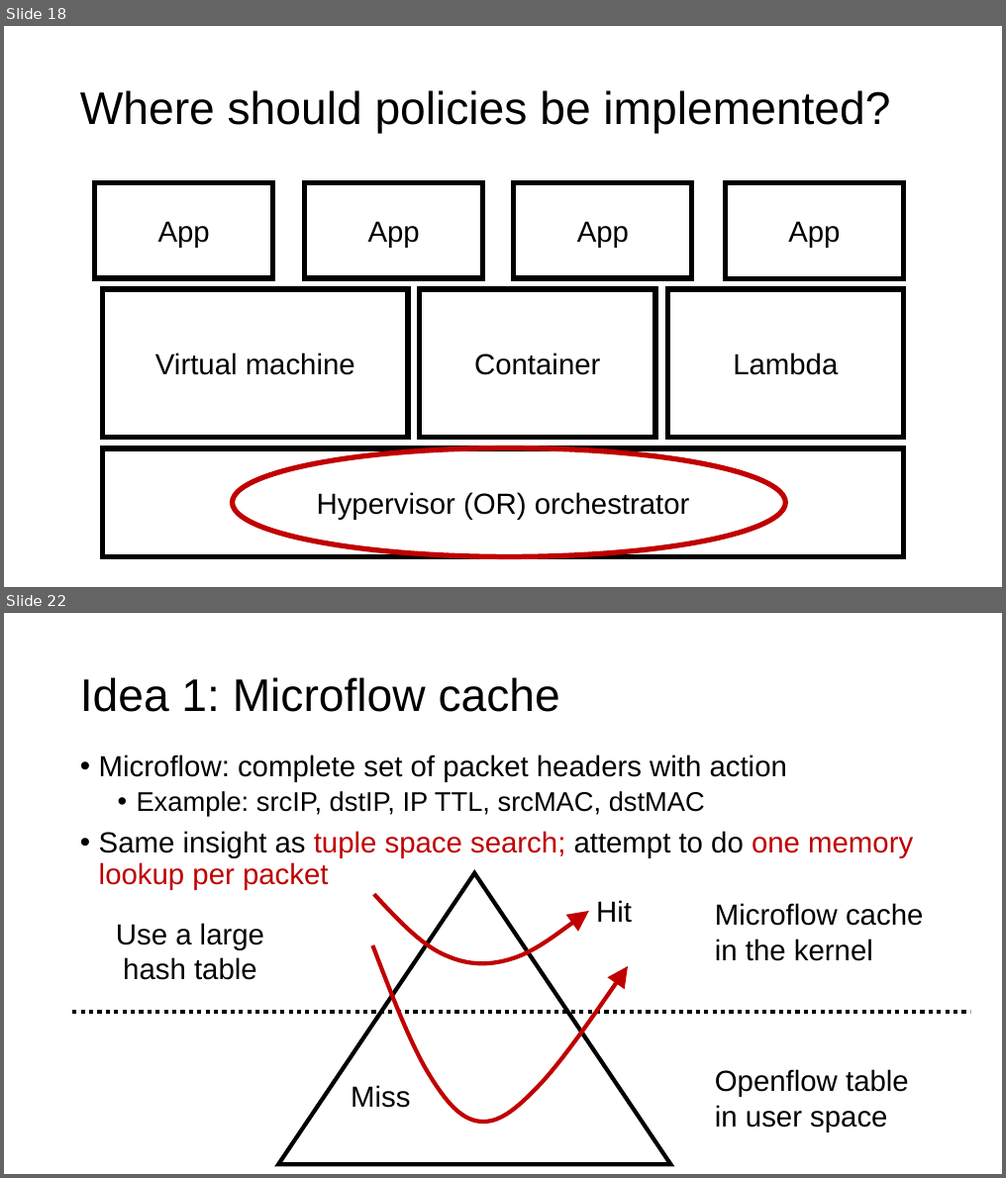
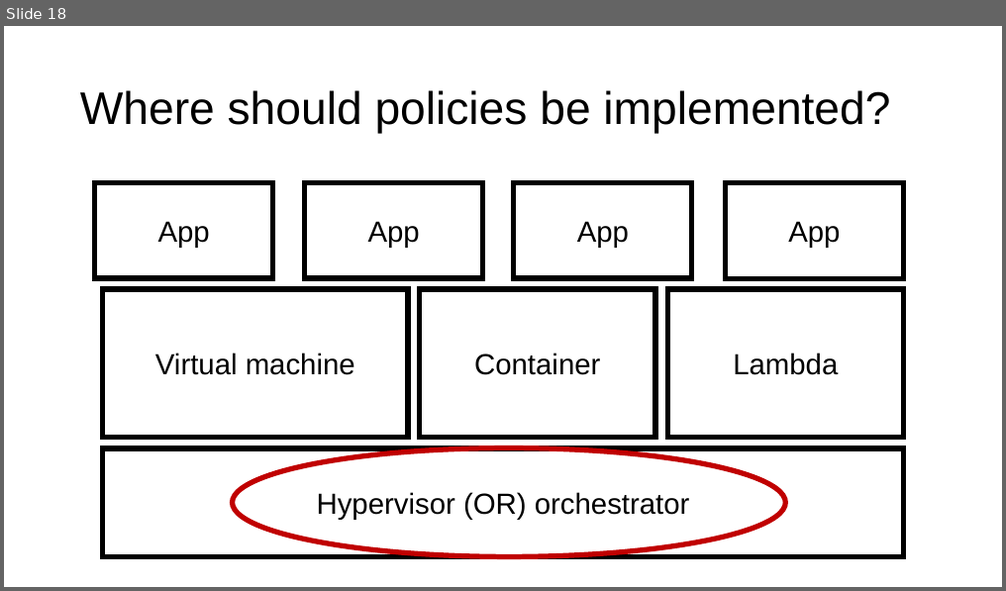
Before and after one commit to ngsrinivas/coursegen, a slide deck: ex/552-S24/staging/552-S24/lectures/11-network-software-data-plane.pptx. Shown one above the other, each under a label of ours: slides 18 and 22 before the commit, slide 18 after it; the slides between them are not shown. The pictures are 1006x1178 and 1006x591 pixels, drawn with LibreOffice and Linux fonts; fonts in the diff are those of the drawing. Boxes give left, top, right and bottom in pixels: in the first picture for what was removed or moved away, otherwise in the second. Text is boxed around its words. In the diff, an @@ line names an element or a change of style, - is before the commit and + after.

```diff
--- a/ex/552-S24/staging/552-S24/lectures/11-network-software-data-plane.pptx
+++ b/ex/552-S24/staging/552-S24/lectures/11-network-software-data-plane.pptx
@@ slide 22 removed at [4,613,1002,1174], background #FFFFFF @@
@@ title removed at [80,677,560,712] @@
-Idea 1: Microflow cache
@@ text removed at [99,755,913,890] @@
-• Microflow: complete set of packet headers with action
-  • Example: srcIP, dstIP, IP TTL, srcMAC, dstMAC
-• Same insight as tuple space search; attempt to do one memory lookup per packet
@@ triangle removed at [279,873,671,1164] @@
@@ freeform shape removed at [374,894,589,964] @@
@@ text removed at [596,900,632,923] @@
-Hit
@@ text removed at [715,903,923,961] @@
-Microflow cache in the kernel
@@ text removed at [116,923,264,980] @@
-Use a large hash table
@@ freeform shape removed at [373,946,629,1121] @@
@@ line removed from (73, 1012) to (970, 1012) @@
@@ text removed at [350,1085,410,1108] @@
-Miss
@@ text removed at [715,1069,909,1133] @@
-Openflow table in user space
```
Also in this commit, not shown: 7 other slides removed, 3 other files.
